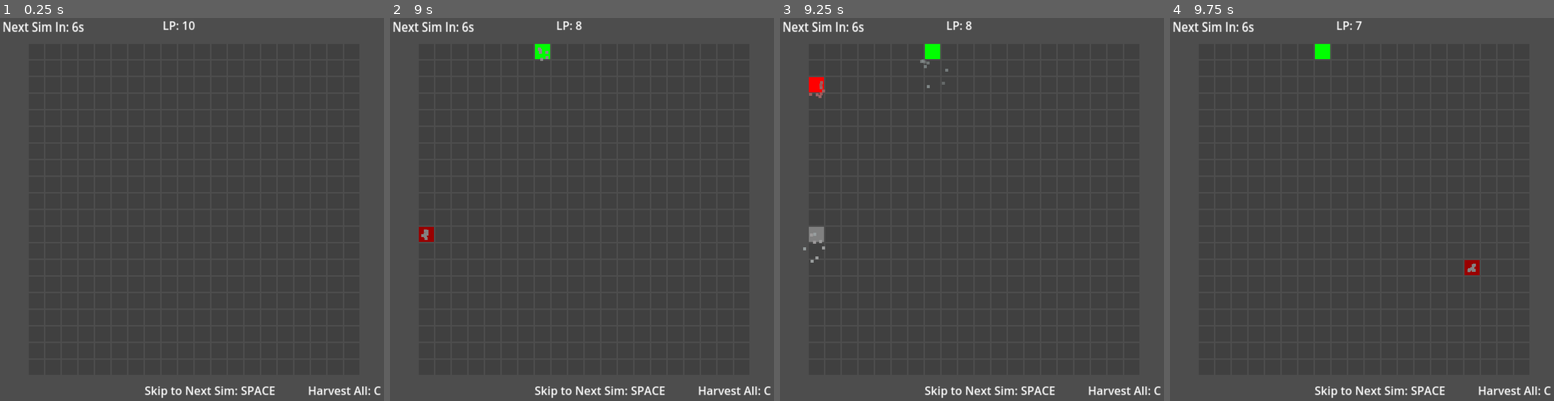
Above: before the commit, frames 1-4 (left to right).
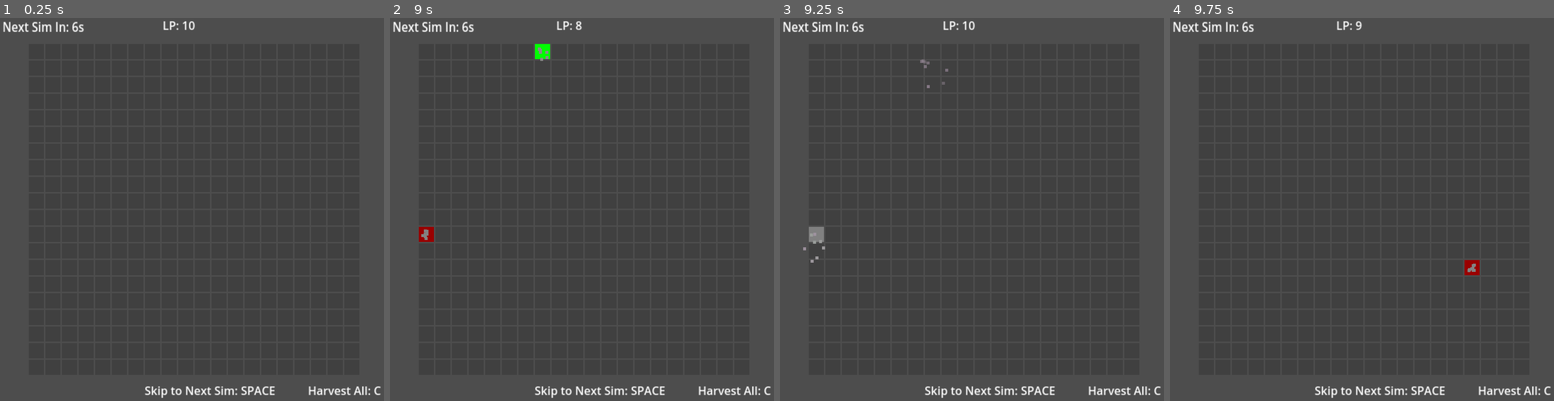
Above: after the commit, the same moments.

Repository: cyberneel/life-defense
Game: Godot game, scene res://scenes/game_scene.tscn
The game is run twice, just before and just after one commit, with the same random seed, the same clock (stepped at 60 frames per second) and the same inputs.
Inputs (mouse positions are in pixels of both pictures, inside the frame that each line leads up to):
- Up to frame 1 (0.25 s): no input
- Up to frame 2 (9 s): tap Enter at 0.5, 4.25, 6.5 s; move the mouse to (424, 52) at 0.52 s; hold C (harvest_all) 0.53-1.28 s; click (424, 52) at 0.67 s; tap Space (next_sim_step) at 1.25, 2.85, 5.75, 5.85, 8.85 s; move the mouse to (424, 67) at 1.27 s; tap C (harvest_all) at 1.35, 2.3, 3.05, 4.35, 5.3, 6.05, 7.35, 8.3 s; click (424, 67) at 1.42 s; move the mouse to (424, 83) at 2.02 s; press the mouse at (424, 83) at 2.03 s; move the mouse to (424, 102) at 2.77 s; release the mouse at (424, 102) at 2.78 s; click (424, 102) at 2.92 s; move the mouse to (424, 117) at 3.52 s; hold C (harvest_all) 3.53-4.28 s; click (424, 117) at 3.67 s; move the mouse to (424, 132) at 4.27 s; click (424, 132) at 4.42 s; move the mouse to (424, 152) at 5.02 s; press the mouse at (424, 152) at 5.03 s; move the mouse to (424, 167) at 5.77 s; release the mouse at (424, 167) at 5.78 s; click (424, 167) at 5.92 s; move the mouse to (424, 182) at 6.52 s; hold C (harvest_all) 6.53-7.28 s; click (424, 182) at 6.67 s; move the mouse to (424, 201) at 7.27 s; click (424, 201) at 7.42 s; move the mouse to (424, 217) at 8.02 s; press the mouse at (424, 217) at 8.03 s; move the mouse to (424, 232) at 8.77 s; release the mouse at (424, 232) at 8.78 s; click (424, 232) at 8.92 s
- Up to frame 3 (9.25 s): tap C (harvest_all) at 9.05 s
- Up to frame 4 (9.75 s): tap Space (next_sim_step) at 9.5 s; move the mouse to (1477, 266) at 9.52 s; hold C (harvest_all) from 9.53 s (still down); click (1477, 266) at 9.67 s

Frames 1-2 are identical in both runs. In frame 3, 0.5% of the frame differs, in the area x 7-51%, y 0-21%; in frame 4, 0.2%.

Commit message:
Removed block states array
Now calculates state as needed, more reliable. Also seemed to remove the block spawn glitch at (0, 2). But enemies are harvestable, need to fix.

Diff:
--- a/scripts/grid_spawner.gd
+++ b/scripts/grid_spawner.gd
@@ -18,7 +18,7 @@
 
 @onready var block_preload = preload("res://scenes/presets/grid_block.tscn")
 
-var block_states: Array[bool]
+# var block_states: Array[bool]
 var sim_steps: int = 0
 
 var _blocks_child_idx_offset: int = 1
@@ -45,7 +45,7 @@
 			block_num += 1
 			block.get_node("Area2D").block_state_toggled.connect(_on_block_state_changed)
 			add_child(block)
-			block_states.append(false)
+			# block_states.append(false)
 
 	$"Simulate Next Step".start(update_interval)
 	$"Enemy Drop".start(enemy_drop_interval)
@@ -81,12 +81,17 @@
 func _on_simulate_next_step() -> void:
 	print("Running Sim Step")
 	sim_steps += 1
-	var new_block_states: Array[bool] = block_states.duplicate()
+	var old_block_states: Array[bool]
+	var new_block_states: Array[bool]
+	# Set up state arrays
+	for i in range(grid_size*grid_size):
+		new_block_states.append(false)
+		old_block_states.append(get_block_node(i).is_alive)
 	for x in range(grid_size):
 		for y in range(grid_size):
 			var num: int = get_block_idx_from_2d(x, y)
-			var is_alive: bool = block_states[num]
-			var neighbor_count: int = get_cell_neighbors(num)
+			var is_alive: bool = get_block_node(num).is_alive
+			var neighbor_count: int = get_cell_neighbors(num, old_block_states)
 
 			# Alive rules
 			if is_alive:
@@ -113,7 +118,7 @@
 					get_block_node(num).set_state(true)
 					continue
 			new_block_states[num] = false;
-	block_states = new_block_states
+	# block_states = new_block_states
 	# Spawn enemy
 	if (sim_steps % enemy_spawn_sim_time == 0):
 		spawn_enemy_block()
@@ -123,7 +128,7 @@
 func spawn_enemy_block() -> void:
 	var x: int = randi_range(0, grid_size-1)
 	var block: Area2D = get_block_node(get_block_idx_from_2d(x, 0))
-	block_states[block.name.to_int()] = true
+	# block_states[block.name.to_int()] = true
 	block.set_state(true)
 	block.block_type = 1
 	pass
@@ -148,9 +153,9 @@
 				# Check if bottom block is also enemy (stacking)
 				if (new_block.block_type != 0):
 					continue
-				block_states[num] = false
+				# block_states[num] = false
 				block.set_state(false)
-				block_states[new_block.name.to_int()] = true
+				# block_states[new_block.name.to_int()] = true
 				new_block.set_state(true)
 				new_block.block_type = 1
 				print("move enemy down")
@@ -163,13 +168,13 @@
 	for x in range(grid_size):
 		for y in range(grid_size):
 			var num: int = get_block_idx_from_2d(x, y)
-			if (block_states[num]):
+			if (get_block_node(num).is_alive):
 				get_block_node(num).toggle_state()
 	pass
 
 # When a block's state is changed
 func _on_block_state_changed(num: int, state: bool) -> void:
-	block_states[num] = state
+	# block_states[num] = state
 	print(str(num) + ": " + str(state))
 	pass
 
@@ -186,12 +191,12 @@
 	return pos2d
 
 # Calculate the how many neighbors are alive
-func get_cell_neighbors(num: int) -> int:
+func get_cell_neighbors(num: int, block_states: Array[bool]) -> int:
 	var pos: Vector2i = get_block_2d_from_idx(num)
 	var neighbors: int = 0
 	for x in range(-1, 2):
 		for y in range(-1, 2):
-			# ignore the cell itself
+			# ignore the cell itself and enemies
 			if (x == 0 && y == 0):
 				continue
 			# check if in range
